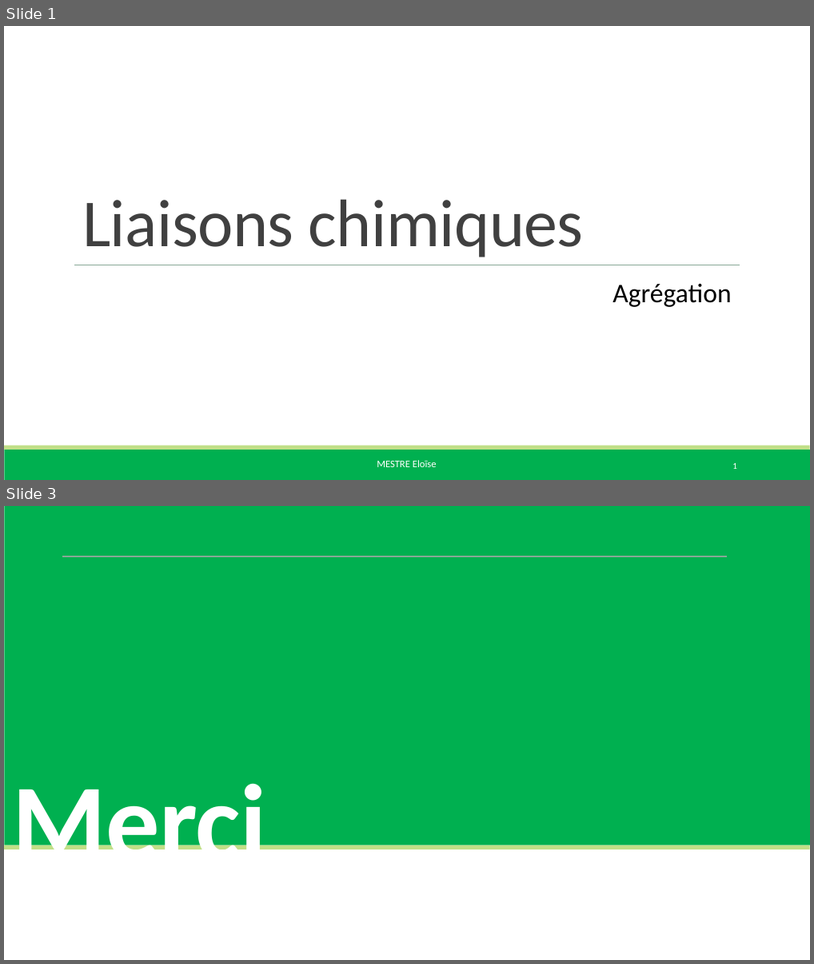
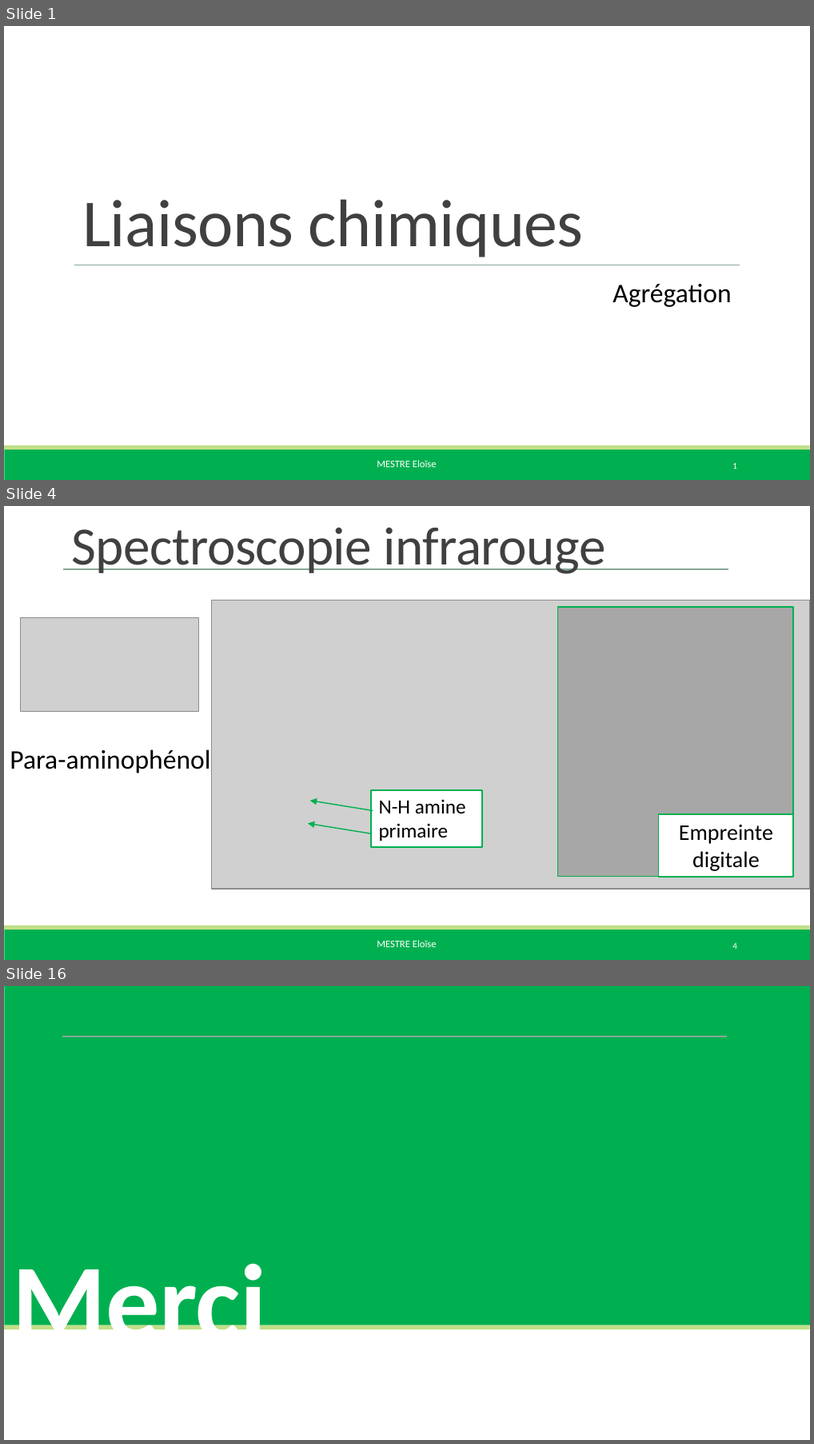
Before and after one commit to eloisemestre/Oraux_agreg, a slide deck: LC/LC 14 Liaisons chimique (lycée)/LC 14 diapo.pptx. Shown one above the other, each under a label of ours: slides 1 and 3 before the commit, slides 1, 4 and 16 after it; the slides between them are not shown. The pictures are 814x964 and 814x1444 pixels, drawn with LibreOffice and Linux fonts; fonts in the diff are those of the drawing; grey boxes stand for pictures. Boxes give left, top, right and bottom in pixels: in the first picture for what was removed or moved away, otherwise in the second. Text is boxed around its words. In the diff, an @@ line names an element or a change of style, - is before the commit and + after.

```diff
--- a/LC/LC 14 Liaisons chimique (lycée)/LC 14 diapo.pptx
+++ b/LC/LC 14 Liaisons chimique (lycée)/LC 14 diapo.pptx
@@ slide 4 added at bbox=[4, 506, 810, 960], background #FFFFFF; not listed: 3 template elements that a slide beside it also shows @@
@@ title added at bbox=[71, 528, 606, 574], 48 pt, text #404040 @@
+Spectroscopie infrarouge
@@ line added from (64, 569) to (729, 569), #87A896 1 pt @@
@@ picture added at bbox=[212, 600, 810, 889] @@
@@ picture added at bbox=[20, 617, 198, 711] @@
@@ rectangle added at bbox=[558, 607, 794, 876], fill #808080 at 50% opacity, outline #00B050 1.25 pt @@
@@ text added at bbox=[10, 749, 210, 773], 24 pt, text #000000 @@
+Para-aminophénol
@@ rectangle added at bbox=[371, 790, 482, 847], fill #FFFFFF, outline #00B050 1.5 pt, 18 pt, text #000000 @@
+N-H amine primaire
@@ arrow added from (374, 811) to (310, 800), #00B050 1 pt @@
@@ rectangle added at bbox=[658, 814, 794, 876], fill #FFFFFF, outline #00B050 1.25 pt, 20 pt, text #000000 @@
+Empreinte digitale
@@ arrow added from (371, 833) to (308, 823), #00B050 1 pt @@
@@ page number added at bbox=[733, 943, 738, 948], 7.9 pt, text #FFFFFF @@
+4
@@ what was slide 3 is now slide 16 @@
```
Also in this commit, not shown: 13 other slides added, 1 slide removed, 14 other files.
